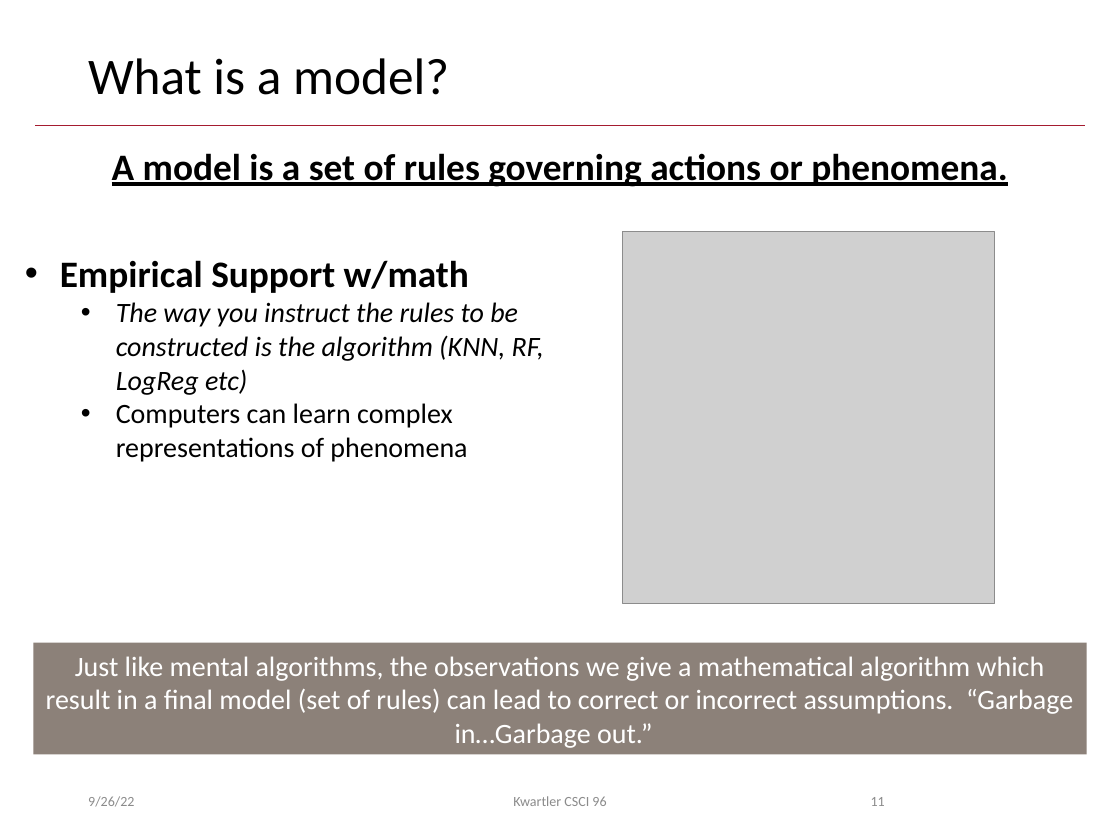
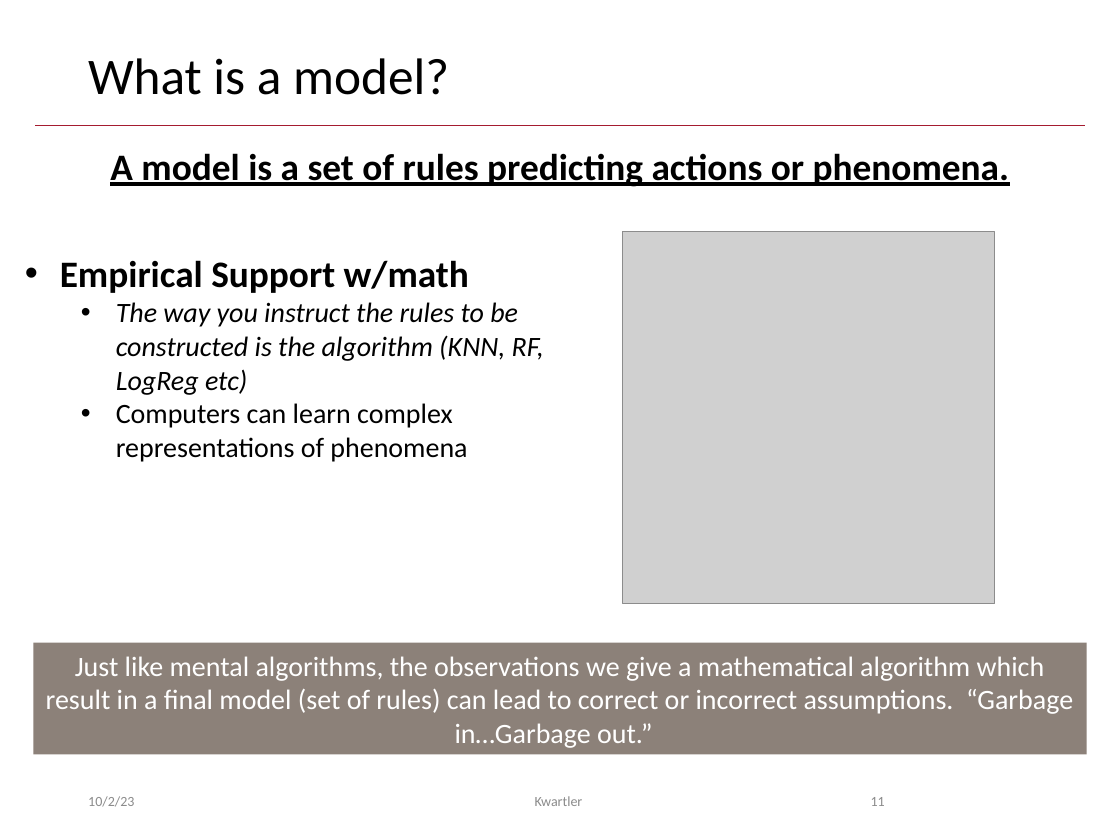
Before and after one commit to kwartler/Harvard_DataMining_Business_Student, a slide deck: slide 11 of Lessons/D_DM_Workflow/A_DM_Workflow_Preprocessing.pptx. Drawn at 1120x840 pixels with LibreOffice and Linux fonts; fonts in the diff are those of the drawing; grey boxes stand for pictures; background and template pictures are left out. Boxes give left, top, right and bottom in pixels: in the first picture for what was removed or moved away, otherwise in the second. Text is boxed around its words. In the diff, an @@ line names an element or a change of style, - is before the commit and + after.

```diff
--- a/Lessons/D_DM_Workflow/A_DM_Workflow_Preprocessing.pptx
+++ b/Lessons/D_DM_Workflow/A_DM_Workflow_Preprocessing.pptx
@@ text at [110, 153, 1009, 187]: text changed @@
-A model is a set of rules governing actions or phenomena.
+A model is a set of rules predicting actions or phenomena.
@@ text at [88, 796, 134, 807]: text changed @@
-9/26/22
+10/2/23
@@ text at [535, 796, 583, 806]: text changed @@
-Kwartler CSCI 96
+Kwartler
```
Also in this commit, not shown: 57 other slides changed, 5 slides removed, 6 other files.
